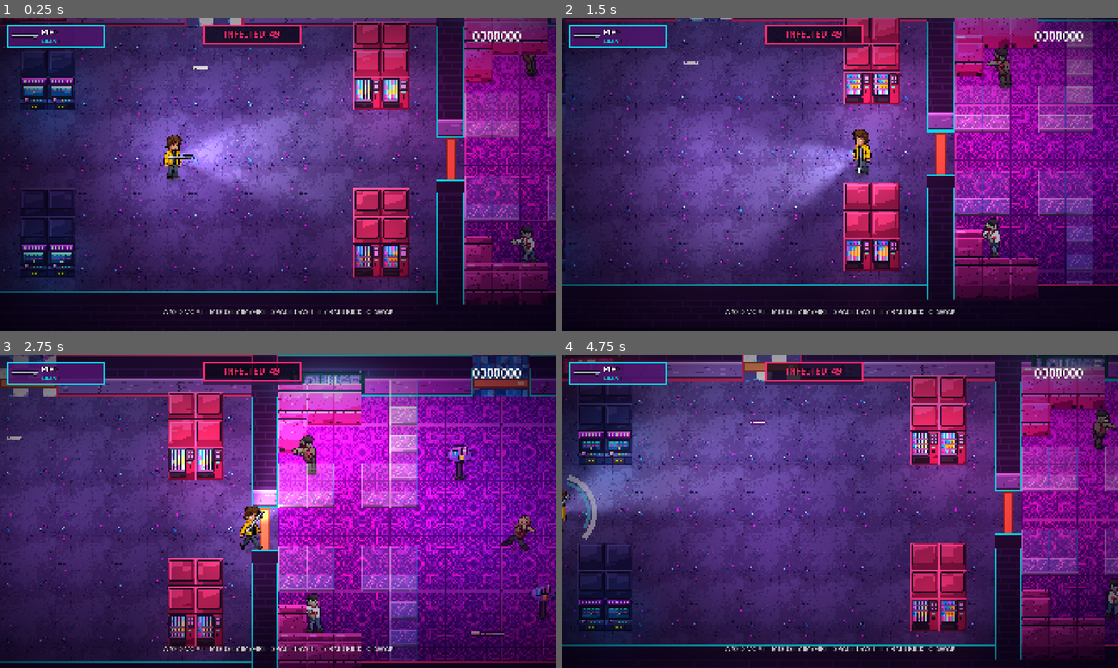
Above: before the commit, frames 1-4 (two rows, left to right).
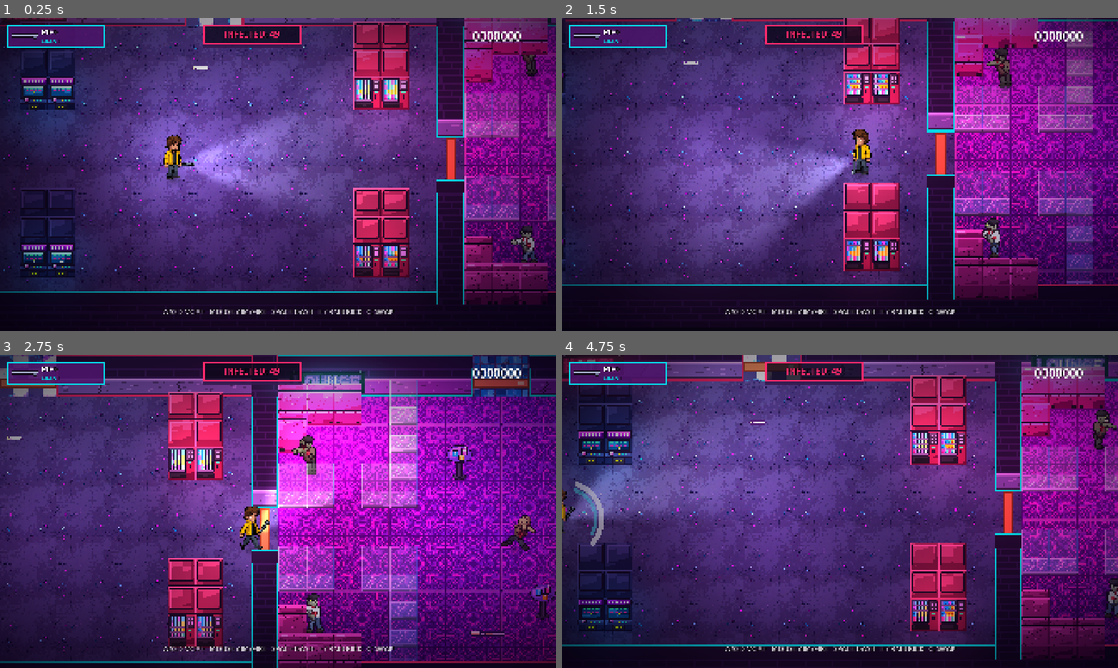
Above: after the commit, the same moments.

Repository: ChaoticEmperor/redline-breach
Game: Godot game, scene res://main.tscn
The game is run twice, just before and just after one commit, with the same random seed, the same clock (stepped at 60 frames per second) and the same inputs.
Inputs (mouse positions are in pixels of both pictures, inside the frame that each line leads up to):
- Up to frame 1 (0.25 s): no input
- Up to frame 2 (1.5 s): tap Enter at 0.5 s; move the mouse to (962, 158) at 0.52 s; hold D 0.53-1.25 s; tap Shift at 0.6 s; click (962, 158) at 0.67 s; tap Space at 0.77 s; drag from (728, 190) to (812, 237) at 1.27 s
- Up to frame 3 (2.75 s): move the mouse to (333, 442) at 2.02 s; hold D from 2.03 s (still down); tap F at 2.1 s
- Up to frame 4 (4.75 s): release D at 2.75 s; drag from (812, 574) to (673, 464) at 2.77 s; move the mouse to (1006, 558) at 3.52 s; hold A 3.53-4.25 s; tap R at 3.6 s; tap Space at 3.77 s; drag from (673, 464) to (756, 433) at 4.27 s

The runs differ from the first frame. In frame 1, 0.8% of the frame differs, in the area x 30-47%, y 31-53%; in frame 2, 0.5%; in frame 3, 0.8%; in frame 4, 1.1%, in the area x 0-16%, y 25-62%.

Commit message:
Hold the weapon in the player's fist
The held weapon was a HUD icon scaled to fit and floating at the shoulder:
a different pixel size from the body, nothing gripping it, flat colours.

- draw_weapons.py: held_pipe / held_pistol / held_shotgun at the player
  sheet's pixel size, in its ink, blues and browns, lit from the upper left
- convert_reference.py: the front fist is its own Atelier layer and is also
  exported alone (sheet_player_v3_hand.png); the body sheet is unchanged
- player.gd: the weapon's grip sits on the fist of the frame being shown and
  turns about it; the fist is drawn again on top (body, weapon, hand); same
  scale, tint and light layer; falls back to the old weapon without the art
- smoke test: pixel size, draw order, fist follows the cycle, hidden when down

Co-Authored-By: Claude Fable 5.2 <noreply@anthropic.com>
Claude-Session: https://claude.ai/code/session_01Bdejgquu41BsfYsrhLxskP

Diff:
--- a/scripts/fx.gd
+++ b/scripts/fx.gd
@@ -34,7 +34,13 @@
 	"chars_v2": "chars/sheet_characters_v2", "props_v2": "props/sheet_props_v2",
 	# The player, converted from a reference image (tools/convert_reference.py).
 	"player_v3": "chars/sheet_player_v3",
+	# Its front fist alone (same layout), drawn over the held weapon so the hand grips it.
+	"player_v3_hand": "chars/sheet_player_v3_hand",
+	# Held weapons at the player sheet's pixel size and palette (tools/draw_weapons.py).
+	"held_pipe": "weapons/held_pipe", "held_pistol": "weapons/held_pistol", "held_shotgun": "weapons/held_shotgun",
 }
+## Pixel of each held weapon that sits in the fist. Keep in step with HELD in tools/draw_weapons.py.
+const HELD_GRIP := {"pipe": Vector2(4, 3), "pistol": Vector2(3, 6), "shotgun": Vector2(10, 6)}
 const BLOOD := [Color("8e0b1c"), Color("b3122a"), Color("6a0714")]
 const ROOMS_X := 4
 const ROOMS_Y := 3
@@ -96,6 +102,7 @@
 static var _paths := {}
 static var _frames := {}
 static var _props := {}
+static var _hands: Array = []
 
 var world
 var decal_nodes: Array = [] # one canvas per room (keeps each under the light limit)
@@ -283,6 +290,32 @@
 	if who == "player" and has_sprite("player_v3"):
 		return {"sheet": "player_v3", "cell": 96, "scale": 1.0 / 3.0, "feet": 90, "height": 78, "shoulder": 37}
 	return {"sheet": "chars_v2", "cell": CELL, "scale": ART_SCALE, "feet": 60, "height": 42, "shoulder": 26}
+
+
+## True when the player has the art to hold a weapon in its fist: the hand sheet
+## and the three weapons drawn at the same pixel size. Otherwise the weapon is
+## drawn the old way, floating at the shoulder.
+static func can_grip() -> bool:
+	return art("player").sheet == "player_v3" and has_sprite("player_v3_hand") \
+			and has_sprite("held_pipe") and has_sprite("held_pistol") and has_sprite("held_shotgun")
+
+
+## Centre of the fist in each cell of the hand sheet, in sheet pixels from the
+## cell's top-left; Vector2.INF for a cell with no hand (lying down).
+static func hand_anchors() -> Array:
+	if _hands.is_empty():
+		var im: Image = img("player_v3_hand")
+		var cell: int = art("player").cell
+		for f in im.get_width() / cell:
+			var sum := Vector2.ZERO
+			var n := 0
+			for y in cell:
+				for x in cell:
+					if im.get_pixel(f * cell + x, y).a > 0.5:
+						sum += Vector2(x + 0.5, y + 0.5)
+						n += 1
+			_hands.append(sum / n if n > 0 else Vector2.INF)
+	return _hands
 
 
 static func frame_tex(who: String, anim: String, i: int) -> Texture2D:
--- a/scripts/player.gd
+++ b/scripts/player.gd
@@ -1,6 +1,8 @@
 extends CharacterBody2D
-## The player: 3/4-view animated body that flips to face the aim, with a
-## weapon arm that rotates freely. Movement, dash, silent pipe / loud guns,
+## The player: 3/4-view animated body that flips to face the aim. The weapon
+## is held in the body's front fist and turns about its grip; the fist is drawn
+## again on top of it so the hand closes over the grip (draw order: body,
+## weapon, hand). Movement, dash, silent pipe / loud guns,
 ## contextual kick / execute, and the grab-break window.
 
 const Fx = preload("res://scripts/fx.gd")
@@ -13,8 +15,10 @@
 const GRAB_WINDOW := 0.4
 const ZOOM := 6.0 # on the 1920x1080 canvas
 var art: Dictionary # sheet layout and scale, see Fx.art()
-var shoulder := Vector2(0, -13) # weapon arm pivot, relative to the feet
-const HELD := {"pipe": 0.34, "pistol": 0.3, "shotgun": 0.36} # held weapon sprite scale
+var shoulder := Vector2(0, -13) # chest height, relative to the feet: where shots land on a body
+var hold := Vector2(0, -13) # where the weapon is held, relative to the feet: the fist, else the shoulder
+var grips := false # the weapon sits in the fist (Fx.can_grip()); otherwise it floats at the shoulder
+const HELD := {"pipe": 0.34, "pistol": 0.3, "shotgun": 0.36} # weapon sprite scale when it is not gripped
 const WEAPONS := {
 	"pipe": {"cd": 0.34, "loud": 0.0},
 	"pistol": {"cd": 0.2, "pellets": 1, "spread": 0.025, "dmg": 2, "range": 420.0, "loud": 400.0, "pickup": 10},
@@ -45,6 +49,7 @@
 var body: AnimatedSprite2D
 var arm: Node2D
 var wep: Sprite2D
+var hand: Sprite2D # the front fist, over the weapon
 var muzzle_light: PointLight2D
 var cam: Camera2D
 
@@ -82,6 +87,19 @@
 	wep.modulate = world.actor_tint(1.0)
 	wep.light_mask = 2
 	arm.add_child(wep)
+	grips = Fx.can_grip()
+	if grips:
+		# Same sheet layout, scale, tint and light layer as the body, so the two cannot drift apart.
+		hand = Sprite2D.new()
+		hand.texture = Fx.tex("player_v3_hand")
+		hand.hframes = hand.texture.get_width() / int(art.cell)
+		hand.scale = body.scale
+		hand.offset = body.offset
+		hand.modulate = body.modulate
+		hand.light_mask = 2
+		add_child(hand)
+		# The body advances its own frames after this node's _process; follow at once, not a frame late.
+		body.frame_changed.connect(_hold)
 	# Flashlight beam along the aim, a small pool of light around the body,
 	# and a muzzle flash light that fires for a few frames per shot.
 	var beam := PointLight2D.new()
@@ -108,6 +126,7 @@
 	cam = Camera2D.new()
 	add_child(cam)
 	_set_weapon("pipe")
+	_hold()
 
 
 func _ready() -> void:
@@ -138,7 +157,6 @@
 		return
 	body.flip_h = aim.x < 0.0
 	arm.rotation = aim.angle()
-	arm.position = shoulder - aim * recoil
 	wep.flip_v = aim.x < 0.0
 	if swing_t > 0.0:
 		swing_t -= delta
@@ -152,6 +170,35 @@
 		anim = "run"
 	if body.animation != anim:
 		body.play(anim)
+	_hold()
+
+
+## Puts the weapon in the fist of the frame being shown and the fist over it.
+func _hold() -> void:
+	if not grips:
+		hold = shoulder
+		arm.position = shoulder - aim * recoil
+		return
+	var cell: int = Fx.PLAYER_V3[body.animation][0] + body.frame
+	var at: Vector2 = Fx.hand_anchors()[cell]
+	hand.frame = cell
+	hand.flip_h = body.flip_h
+	hand.position = body.position
+	hand.visible = at != Vector2.INF
+	arm.visible = hand.visible
+	if not hand.visible:
+		return
+	# Whole sheet pixels, so the weapon stays on the body's pixel grid.
+	var px := Vector2(floorf(at.x) + 0.5 - art.cell / 2.0, floorf(at.y) + 0.5 - art.feet)
+	if body.flip_h:
+		px.x = -px.x
+	hold = px * art.scale + body.position
+	# The fist stays put, so the weapon only slides a pixel or two in it on recoil.
+	arm.position = hold - aim * recoil * 0.25
+	var grip: Vector2 = Fx.HELD_GRIP[weapon] + Vector2(0.5, 0.5)
+	if wep.flip_v:
+		grip.y = wep.texture.get_height() - grip.y
+	wep.offset = -grip
 
 
 func _physics_process(delta: float) -> void:
@@ -244,7 +291,13 @@
 
 func _set_weapon(kind: String) -> void:
 	weapon = kind
-	# Side-view weapon held at the shoulder; its grip sits on the pivot.
+	if grips:
+		# Drawn at the body's pixel size; _hold() sets the offset so the grip sits in the fist.
+		wep.texture = Fx.tex("held_" + kind)
+		wep.centered = false
+		wep.scale = Vector2.ONE * art.scale
+		return
+	# No fist art: the side-view weapon floats at the shoulder, its grip on the pivot.
 	wep.texture = Fx.tex("hud_" + kind)
 	wep.scale = Vector2.ONE * HELD[kind] * (1.0 if Fx.has_sprite("hud_" + kind) else 3.0)
 	wep.offset = Vector2(wep.texture.get_width() * 0.32, 0)
@@ -273,10 +326,11 @@
 		return
 	ammo[weapon] -= 1
 	var heavy := weapon == "shotgun"
-	var muzzle := global_position + shoulder + aim * 13.0
+	var reach: float = (wep.texture.get_width() - Fx.HELD_GRIP[weapon].x) * art.scale if grips else 13.0
+	var muzzle := global_position + hold + aim * reach
 	for i in w.pellets:
 		_bullet(muzzle, aim.rotated(randf_range(-w.spread, w.spread)), w.range, w.dmg)
-	fx.casing(global_position + shoulder, aim)
+	fx.casing(global_position + hold, aim)
 	fx.flash(muzzle)
 	muzzle_light.energy = 2.5
 	recoil = 5.0 if heavy else 3.0
@@ -318,7 +372,7 @@
 func _swing() -> void:
 	swing_t = 0.16
 	fx.play("swing")
-	fx.slash(global_position + shoulder, aim.angle())
+	fx.slash(global_position + hold, aim.angle())
 	var landed := false
 	for e in world.enemy_list.duplicate():
 		var d: Vector2 = e.global_position - global_position
@@ -430,6 +484,8 @@
 	body.position = Vector2.ZERO
 	body.play("death")
 	arm.visible = false
+	if hand != null:
+		hand.visible = false
 	fx.blood(global_position, Vector2.ZERO, 40, 22.0)
 	fx.pool(global_position)
 	fx.play("die", 0.7)
--- a/tests/smoke_test.gd
+++ b/tests/smoke_test.gd
@@ -5,6 +5,7 @@
 
 const Layout = preload("res://scripts/layout.gd")
 const Enemy = preload("res://scripts/enemy.gd")
+const Fx = preload("res://scripts/fx.gd")
 
 var fails := 0
 var main
@@ -123,6 +124,17 @@
 	ok(figure > 0.10 and figure < 0.15, "player figure is %.1f%% of the screen height (10-15%%)" % (figure * 100.0))
 	var px: float = p.art.scale * p.ZOOM
 	ok(is_equal_approx(px, roundf(px)), "player art pixels are a whole number of screen pixels at 1080p (%.2f)" % px)
+	# Held weapon (pixel-art-engineer section 9): same pixel size as the body, gripped by the fist.
+	if p.grips:
+		ok(is_equal_approx(p.wep.scale.x, p.body.scale.x) and p.wep.modulate == p.body.modulate and p.wep.light_mask == p.body.light_mask,
+			"held weapon shares the body's pixel size, tint and light layer")
+		ok(p.hand.get_index() > p.arm.get_index() and p.arm.get_index() > p.body.get_index(), "draw order is body, weapon, hand")
+		var fist: Vector2 = Fx.hand_anchors()[p.hand.frame]
+		var want: Vector2 = Vector2(floorf(fist.x) + 0.5 - p.art.cell / 2.0, floorf(fist.y) + 0.5 - p.art.feet) * p.art.scale
+		if p.body.flip_h:
+			want.x = -want.x
+		ok(p.hand.visible and p.hand.frame == Fx.PLAYER_V3[p.body.animation][0] + p.body.frame and p.arm.position.distance_to(want) < 0.01,
+			"the weapon sits in the fist of the frame being shown")
 	var lit: Color = w._unlit * w.AMBIENT
 	ok(absf(lit.r - 1.0) < 0.01 and absf(lit.g - 1.0) < 0.01 and absf(lit.b - 1.0) < 0.01 and w.AMBIENT.get_luminance() < 0.35,
 		"ambient stays dim and the unlit modulate cancels it")
@@ -132,6 +144,8 @@
 	c.move = Vector2.RIGHT
 	await frames(20)
 	ok(p.body.animation == "run", "run animation plays while moving")
+	if p.grips:
+		ok(p.hand.frame == Fx.PLAYER_V3["run"][0] + p.body.frame and p.hand.flip_h == p.body.flip_h, "the fist follows the run cycle")
 	c.move = Vector2.ZERO
 	ok(p.global_position.x - p0.x > 20.0, "player moves")
 	await frames(4)
@@ -184,6 +198,7 @@
 		t += 1
 	ok(not p.alive and main.state == "dead", "unanswered grab kills (~%.2fs)" % (t / 60.0))
 	ok(p.body.animation == "death", "death animation plays")
+	ok(not p.arm.visible and (p.hand == null or not p.hand.visible), "weapon and fist are hidden on the floor")
 	ok(t >= 18 and t <= 30, "escape window is about 0.4s")
 
 	# Instant restart on the same seed.
Binary file added: assets/sprites/chars/sheet_player_v3_hand.png
Not shown, added: assets/sprites/chars/sheet_player_v3_hand.png.import
Binary file added: assets/sprites/weapons/held_pipe.png
Not shown, added: assets/sprites/weapons/held_pipe.png.import
Binary file added: assets/sprites/weapons/held_pistol.png
Not shown, added: assets/sprites/weapons/held_pistol.png.import
Binary file added: assets/sprites/weapons/held_shotgun.png
Not shown, added: assets/sprites/weapons/held_shotgun.png.import
Not shown, changed: .claude/skills/atelier-pixel-art/SKILL.md
Not shown, changed: CLAUDE.md
